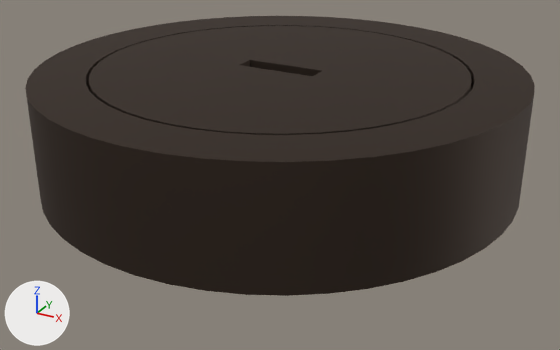
Before and after pictures for a commit that changed the glTF model production/assets/cloud-week/kerbs-covers/service_stopcock.glb.
One viewpoint serves both versions: a 50 mm lens placed at (0.1305, -0.2373, 0.0767), pointed at (0.0025, -0.0047, -0.0396). Lighting does not change. The marker at lower left points along +X, +Y and +Z. The picture after the commit comes second.

Objects in the first picture: 'frame', 'lid'.
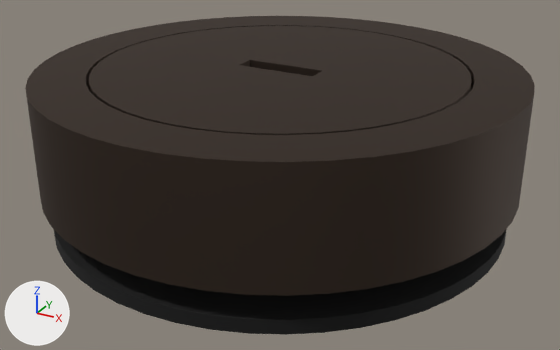
Where the change shows, as pixel boxes (x1, y1, x2, y2) in the pictures (560 x 350 px):
```json
{"object": "floor", "change": "added", "after": [54, 230, 506, 335], "on screen": "black"}
```

Scene script edits in JSON lines:
```json
{"op": "add", "block": "mat_pot_black", "code": ["mat_pot_black = principled_material('pot_black')", "mat_pot_black.base_color = (0.00243, 0.00243, 0.00243)  # black #080808", "mat_pot_black.roughness = 0.9"]}
{"op": "add", "block": "me_floor", "code": ["me_floor = bpy.data.meshes.new('floor')", "me_floor.from_pydata(...)  # a 48-sided cylinder along z spanning x -0.085..0.085, y -0.085..0.085, z -0.055..-0.05", "me_floor.materials.append(mat_pot_black)  # black #080808"]}
{"op": "add", "block": "ob_floor", "code": ["ob_floor = bpy.data.objects.new('floor', me_floor)", "ob_floor.location = (0.0, 0.0, 0.0)"]}
```
